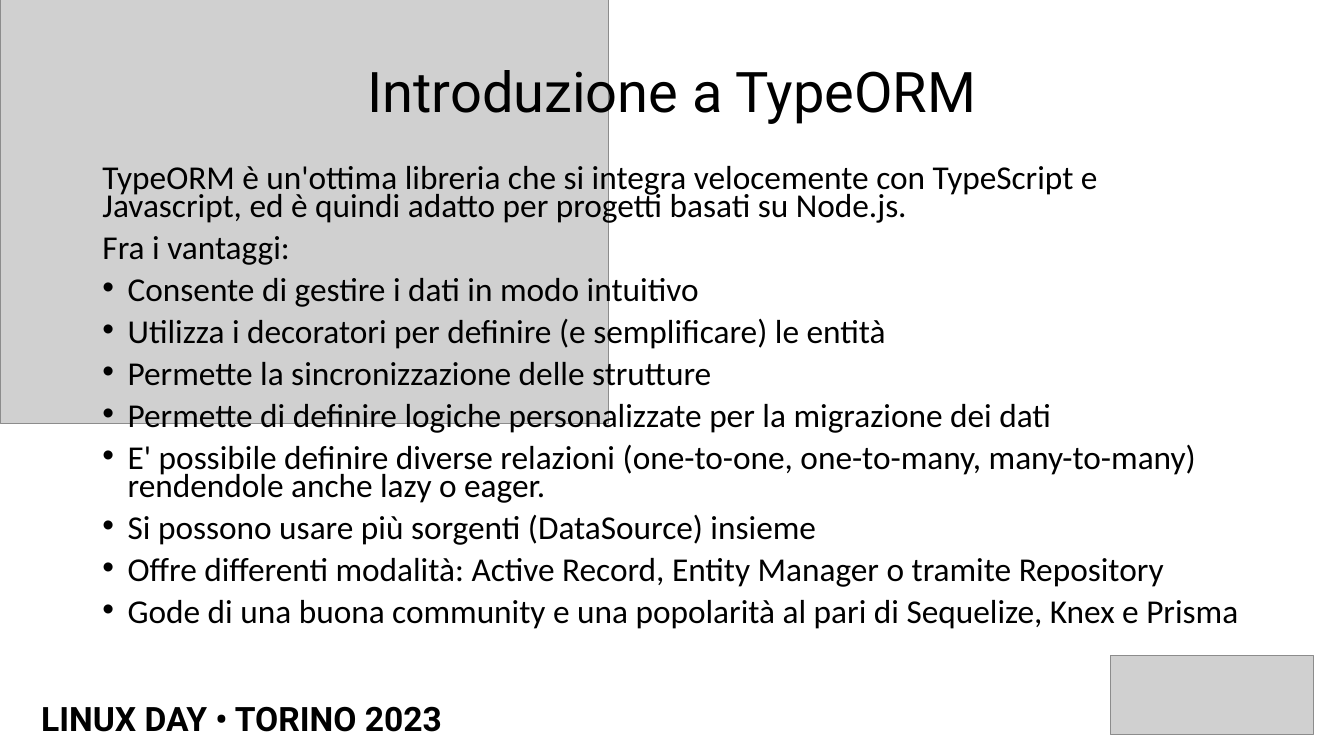
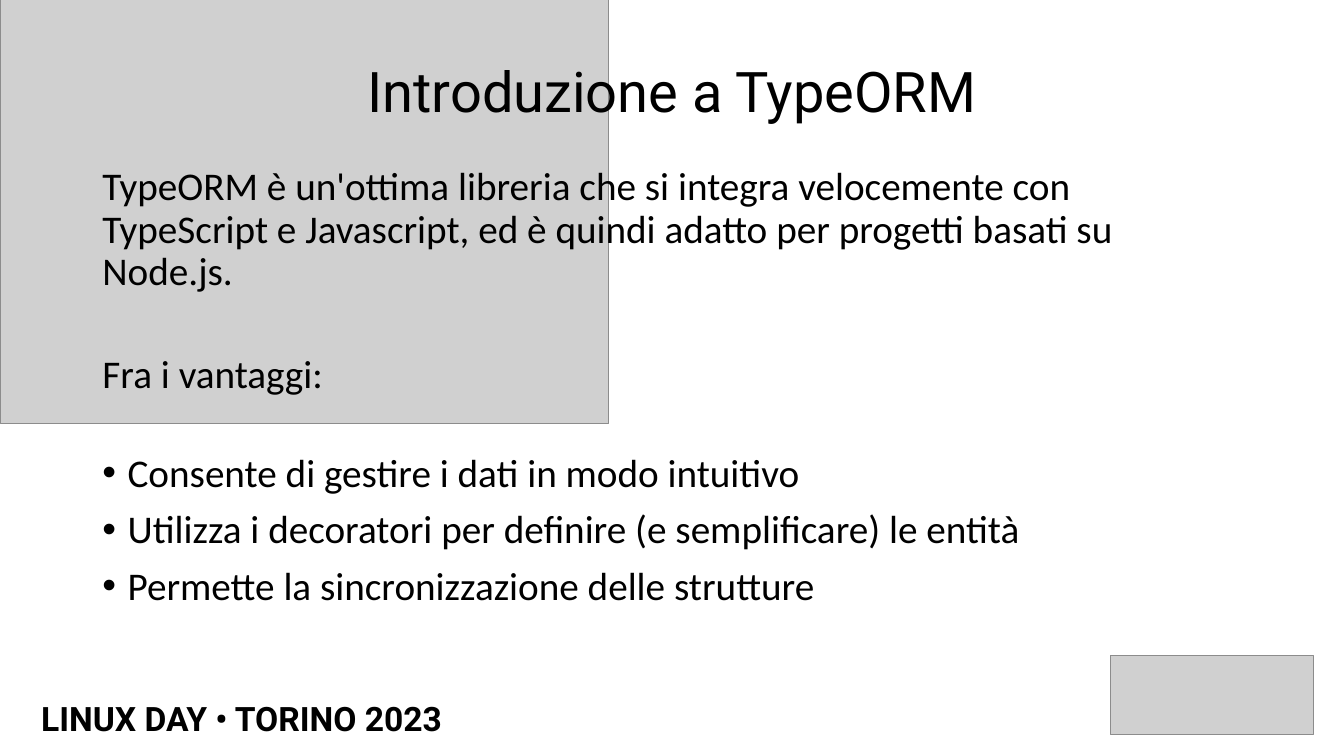
Before and after one commit to volcanicminds/linuxday-torino-2023, a slide deck: slide 18 of LINUX DAY - TORINO 2023 - Postgres Primi passi tramite ORM.pptx. Drawn at 1344x756 pixels with LibreOffice and Linux fonts; fonts in the diff are those of the drawing; grey boxes stand for pictures. Boxes give left, top, right and bottom in pixels: in the first picture for what was removed or moved away, otherwise in the second. Text is boxed around its words. In the diff, an @@ line names an element or a change of style, - is before the commit and + after.

```diff
--- a/LINUX DAY - TORINO 2023 - Postgres Primi passi tramite ORM.pptx
+++ b/LINUX DAY - TORINO 2023 - Postgres Primi passi tramite ORM.pptx
@@ text "TypeORM è un'ottima libreria che ..." at bbox=[102, 167, 1112, 601]: size 23.8 to 28 pt; line spacing 0.7 to 0.9 @@
@@ text at bbox=[128, 400, 1238, 629]: paragraphs removed @@
-• Permette di definire logiche personalizzate per la migrazione dei dati
-• E' possibile definire diverse relazioni (one-to-one, one-to-many, many-to-many) rendendole anche lazy o eager.
-• Si possono usare più sorgenti (DataSource) insieme
-• Offre differenti modalità: Active Record, Entity Manager o tramite Repository
-• Gode di una buona community e una popolarità al pari di Sequelize, Knex e Prisma
```
Also in this commit, not shown: 9 other slides changed, 1 slide added, 2 other files.
